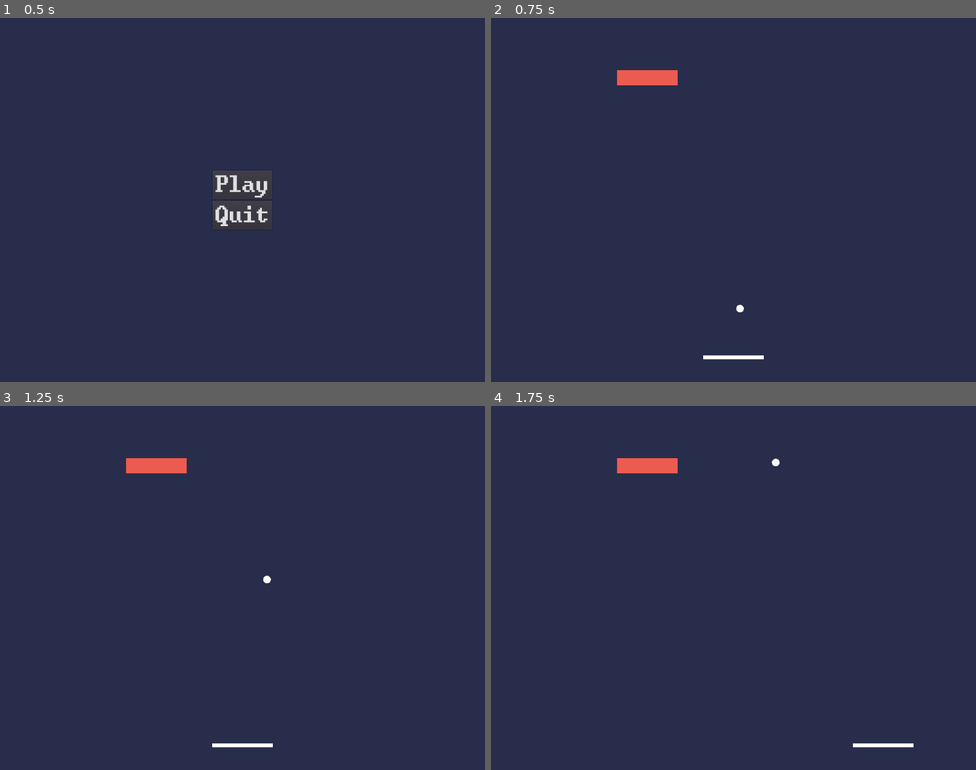
Above: before the commit, frames 1-4 (two rows, left to right).
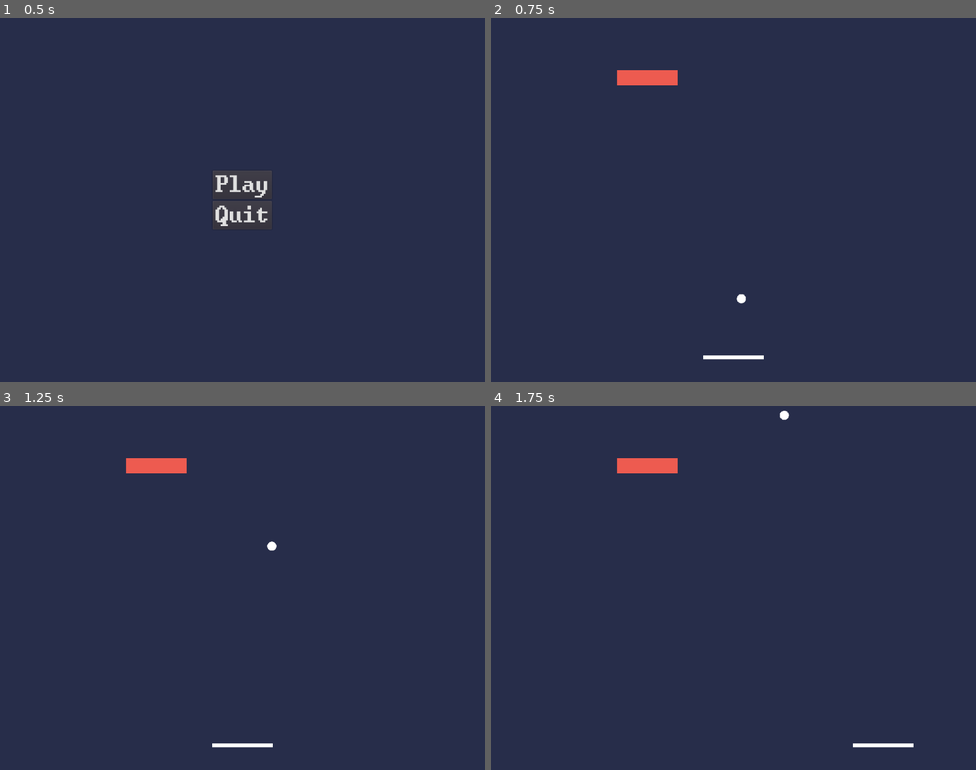
Above: after the commit, the same moments.

Repository: nbetts/MyBreakout
Game: Godot game, scene res://Game.tscn
Two runs of this game, one before a commit and one after it. Both use one fixed random seed, a clock stepped at 60 frames per second and the inputs below.
Inputs:
- Up to frame 1 (0.5 s): no input
- Up to frame 2 (0.75 s): click "Play" at 0.5 s
- Up to frame 3 (1.25 s): no input
- Up to frame 4 (1.75 s): hold Right (ui_right) from 1.28 s (still down)

Frame 1 is identical in both runs. In frame 2, less than 0.1% of the frame differs, in the area x 50-53%, y 75-81%; in frame 3, less than 0.1%; in frame 4, less than 0.1%.

Commit message:
improve ball movement

Diff:
--- a/entities/ball/Ball.gd
+++ b/entities/ball/Ball.gd
@@ -1,7 +1,7 @@
 class_name Ball
 extends KinematicBody2D
 
-export var initial_speed = 500
+export var initial_speed = 600
 
 var speed = initial_speed
 var direction = Vector2()
@@ -19,7 +19,6 @@
 
 	if collision:
 		direction = direction.bounce(collision.normal)
-		bounceSound.play()
 
 		if collision.collider.is_in_group("paddle"):
 			# Allow the paddle to give the ball some momentum
@@ -27,6 +26,12 @@
 			# The nearer the edge of the paddle, the more sideways velocity
 			x+= (position.x - collision.collider.position.x) * 8
 
+			# clamp the sideways velocity so that the ball doesn't take ages to travel
+			x = clamp(x, -500, 500)
+
 			direction = Vector2(x, direction.y).normalized() * speed
+			print('abs(x)2  ', abs(x))
 		elif collision.collider.is_in_group("brick"):
 			collision.collider.take_hit(damage)
+
+		bounceSound.play()
--- a/entities/ball/Ball.tscn
+++ b/entities/ball/Ball.tscn
@@ -10,6 +10,7 @@
 [node name="Ball" type="KinematicBody2D" groups=[
 "ball",
 ]]
+scale = Vector2( 1.2, 1.2 )
 collision_layer = 4
 collision_mask = 11
 script = ExtResource( 2 )
--- a/entities/field/Field.gd
+++ b/entities/field/Field.gd
@@ -27,7 +27,7 @@
 func place_ball():
 	var ball = ball_scene.instance() as Ball
 	add_child(ball)
-	var ballPosition = Vector2(paddle.position.x, paddle.position.y - 12)
+	var ballPosition = Vector2(paddle.position.x, paddle.position.y - 15)
 	ball.put_in_play(ballPosition)
 	ballsInPlay += 1
 
